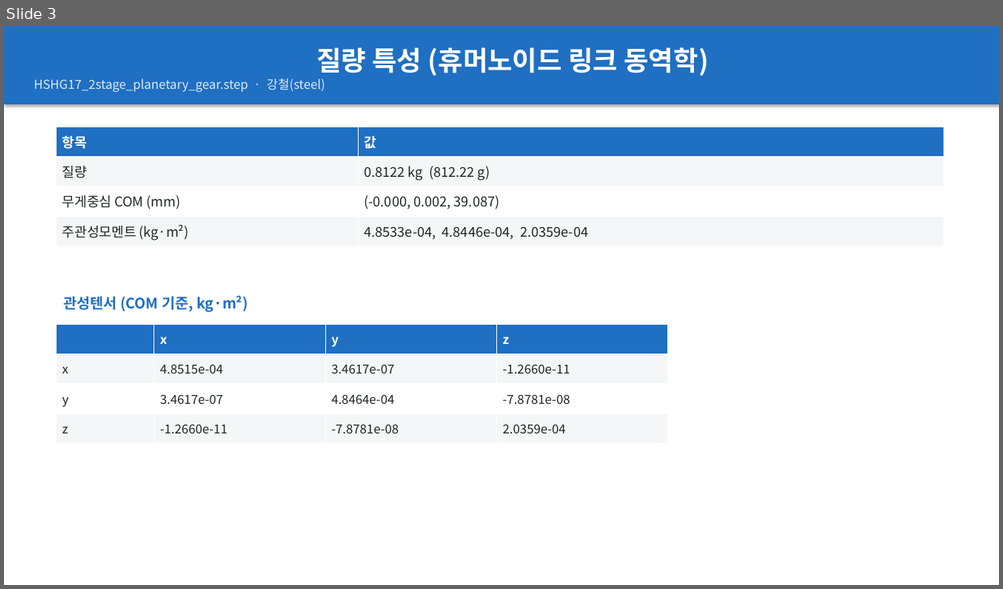
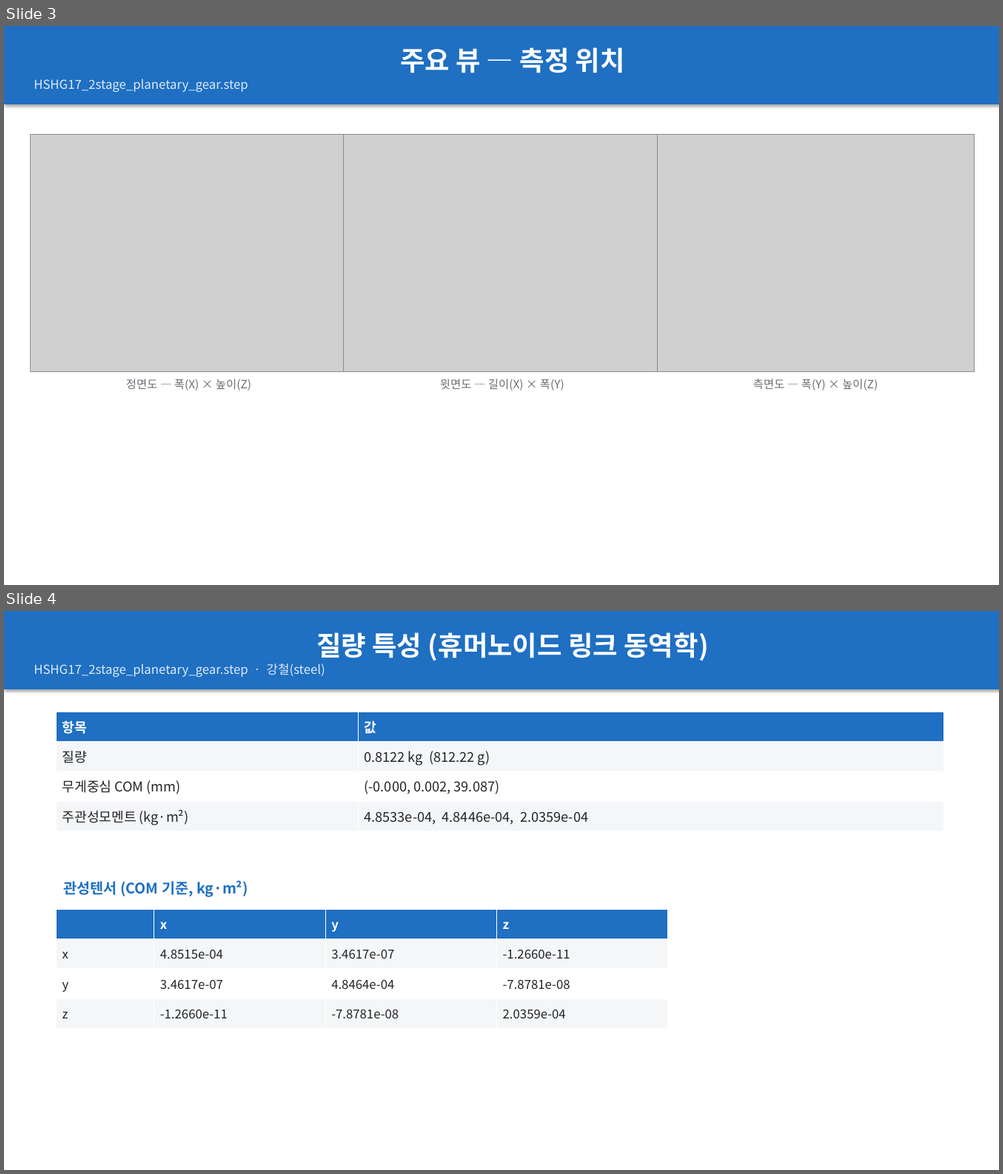
Before and after one commit to Seobuk/Argos, a slide deck: examples/planetary_gear/report/HSHG17_2stage_planetary_gear_report.pptx. Shown one above the other, each under a label of ours: slide 3 before the commit, slides 3 and 4 after it. The pictures are 1003x589 and 1003x1174 pixels, drawn with LibreOffice and Linux fonts; fonts in the diff are those of the drawing; grey boxes stand for pictures. Boxes give left, top, right and bottom in pixels: in the first picture for what was removed or moved away, otherwise in the second. Text is boxed around its words. In the diff, an @@ line names an element or a change of style, - is before the commit and + after.

```diff
--- a/examples/planetary_gear/report/HSHG17_2stage_planetary_gear_report.pptx
+++ b/examples/planetary_gear/report/HSHG17_2stage_planetary_gear_report.pptx
@@ slide 3 added at (4,26,999,585), background #FFFFFF @@
@@ rectangle added at (4,26,999,104), fill #1F6FC2, 12 pt, text #DDEAF8 @@
+주요 뷰 — 측정 위치
+HSHG17_2stage_planetary_gear.step
@@ picture added at (30,134,347,372) @@
@@ picture added at (344,134,660,372) @@
@@ picture added at (657,134,974,372) @@
@@ text added at (126,379,251,391), 11 pt, text #6A6E73 @@
+정면도 — 폭(X) × 높이(Z)
@@ text added at (440,379,564,391), 11 pt, text #6A6E73 @@
+윗면도 — 길이(X) × 폭(Y)
@@ text added at (753,379,877,391), 11 pt, text #6A6E73 @@
+측면도 — 폭(Y) × 높이(Z)
@@ what was slide 3 is now slide 4 @@
```
Also in this commit, not shown: 2 slides changed, 9 other files.
